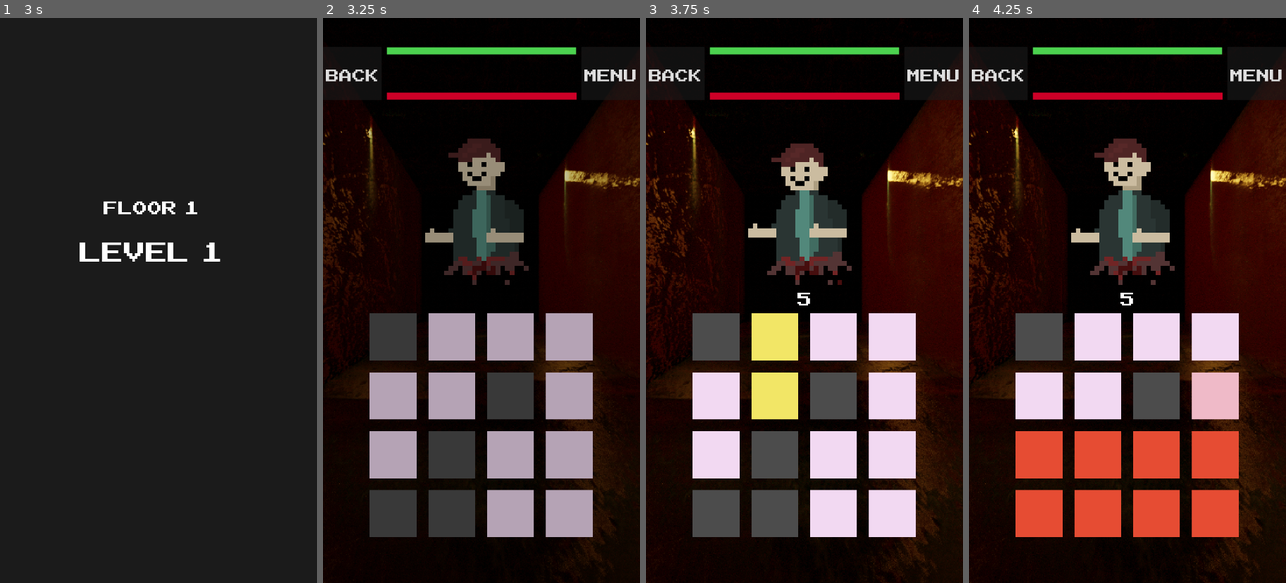
Above: before the commit, frames 1-4 (left to right).
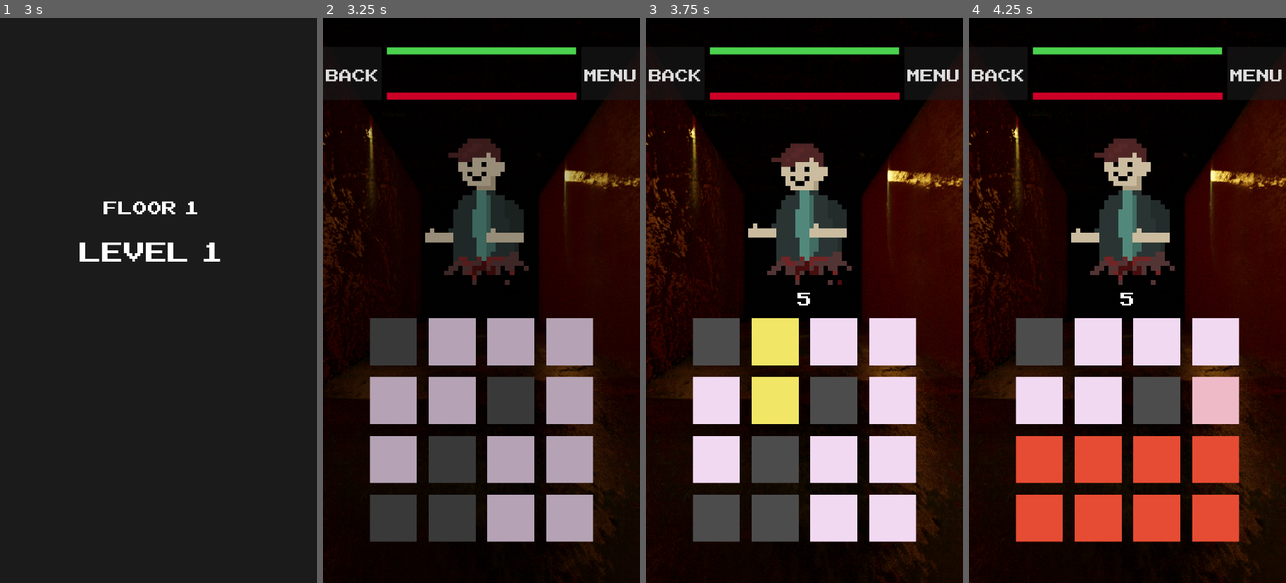
Above: after the commit, the same moments.

Repository: numberpup/phantom-passage
Game: Godot game, scene res://Scenes/UI/SplashScreen.tscn
The game is run twice, just before and just after one commit, with the same random seed, the same clock (stepped at 60 frames per second) and the same inputs.
Inputs (mouse positions are in pixels of both pictures, inside the frame that each line leads up to):
- Up to frame 1 (3 s): move the mouse to (228, 272) at 0.52 s; click (228, 272) at 0.67 s; drag from (95, 328) to (142, 413) at 1.27 s; click "START" at 2 s; tap Enter at 2.75 s; move the mouse to (190, 176) at 2.77 s; click (190, 176) at 2.92 s
- Up to frame 2 (3.25 s): no input
- Up to frame 3 (3.75 s): drag from (788, 413) to (709, 215) at 3.52 s
- Up to frame 4 (4.25 s): no input

Frame 1 is identical in both runs. In frame 2, 4.4% of the frame differs, in the area x 14-86%, y 52-93%; in frame 3, 4.5%; in frame 4, 4.5%.

Commit message:
Gameboard falls off on player death
Gameboard now rotates, scales down, and falls downwards when player hp hits zero

Diff:
--- a/Scenes/LevelScreen.tscn
+++ b/Scenes/LevelScreen.tscn
@@ -78,20 +78,20 @@
 [node name="MarginContainer" type="MarginContainer" parent="."]
 custom_minimum_size = Vector2(900, 900)
 layout_mode = 1
-anchors_preset = -1
+anchors_preset = 7
 anchor_left = 0.5
-anchor_top = 0.955
+anchor_top = 1.0
 anchor_right = 0.5
-anchor_bottom = 0.955
-offset_left = -540.0
-offset_top = -899.6
-offset_right = 539.0
-offset_bottom = 0.400024
+anchor_bottom = 1.0
+offset_left = -539.5
+offset_top = -970.0
+offset_right = 539.5
+offset_bottom = -70.0
 grow_horizontal = 2
 grow_vertical = 0
 
 [node name="GameBoard" parent="MarginContainer" instance=ExtResource("2_8fo4w")]
-position = Vector2(427, 404)
+position = Vector2(524.5, 450)
 active_color = Color(0.95, 0.85, 0.95, 1)
 inactive_color = Color(0.3, 0.3, 0.3, 1)
 visited_color = Color(0.95, 0.9, 0.4, 1)
--- a/Scripts/DataProcessors/InfoTable.gd
+++ b/Scripts/DataProcessors/InfoTable.gd
@@ -22,7 +22,7 @@
 const enemies: Dictionary = {
 	"nice_torso": {
 		"hp": 100,
-		"atk": 10,
+		"atk": 40,
 		"sprite": "res://Assets/EnemySprites/NiceTorso.png",
 		"sprite_x_dim": 32,
 		"sprite_y_dim": 32,
--- a/Scripts/level_screen.gd
+++ b/Scripts/level_screen.gd
@@ -146,13 +146,16 @@
 	var infoBar = $InfoBar
 	perform_enemy_attack_animation()
 	infoBar.update_player_health()
-
-
 	if GameManager.player_hp <= 0:
 		player_dies()
 
 func player_dies():
 	print("player die")
+	var tween = get_tree().create_tween()
+	tween.tween_property($MarginContainer, "rotation", -1, 1)
+	tween.parallel().tween_property($MarginContainer, "scale", Vector2(0,0), 1)
+	tween.parallel().tween_property($MarginContainer, "position", Vector2(self.size.x/2,2000), 1)
+	await get_tree().create_timer(1).timeout
 	GameManager.reset()
 	get_tree().change_scene_to_file("res://Scenes/TitleScreen.tscn")
 
Not shown, added: Builds/Phantom Passage v0.7.4.apk
Not shown, added: Builds/Phantom Passage v0.7.4.apk.idsig
